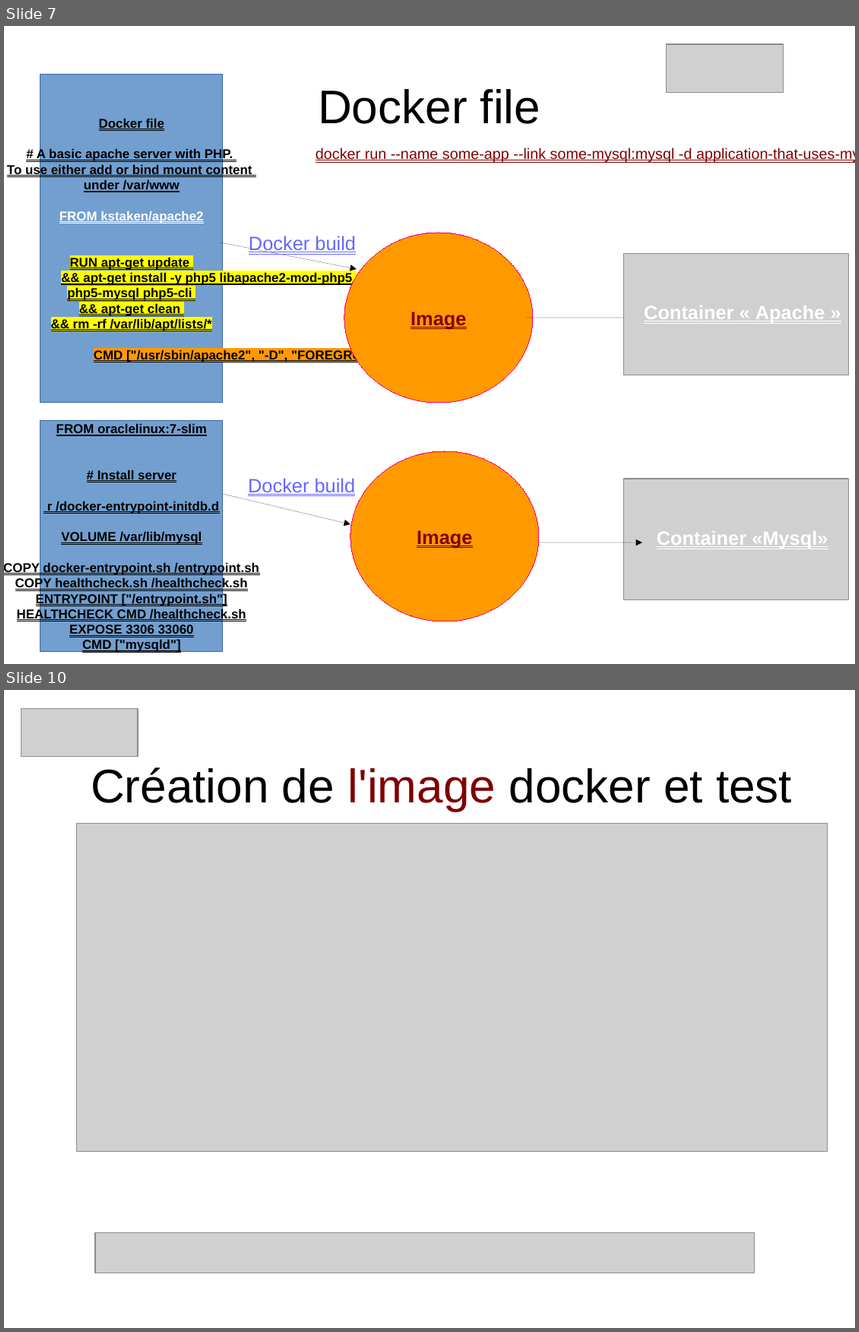
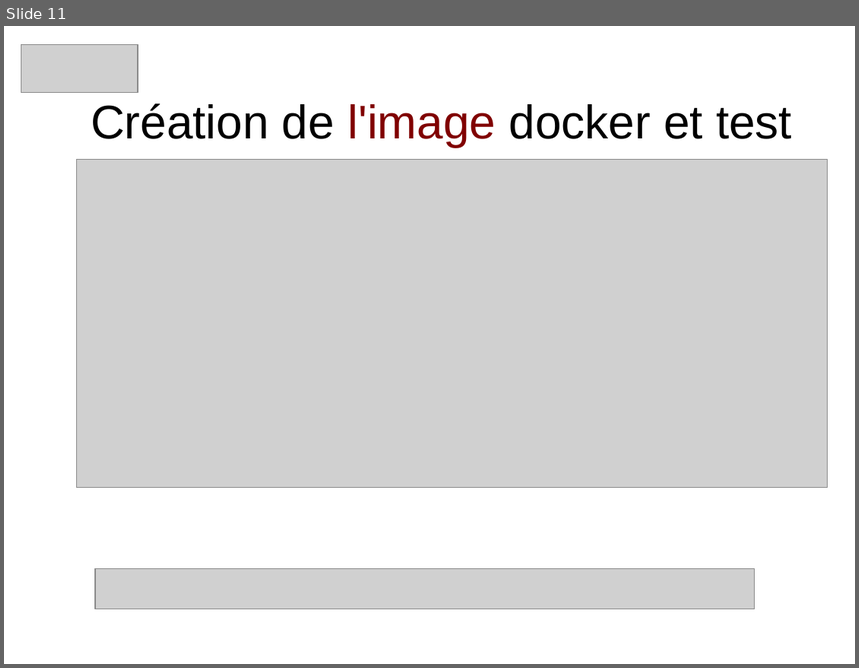
Before and after one commit to heylve/current, a slide deck: Rencontre_devs/docker_dev_conf_20_11_2017.odp. Shown one above the other, each under a label of ours: slides 7 and 10 before the commit, slide 11 after it; the slides between them are not shown. The pictures are 859x1332 and 859x668 pixels, drawn with LibreOffice and Linux fonts; fonts in the diff are those of the drawing; grey boxes stand for pictures. Boxes give left, top, right and bottom in pixels: in the first picture for what was removed or moved away, otherwise in the second. Text is boxed around its words. In the diff, an @@ line names an element or a change of style, - is before the commit and + after.

```diff
--- a/Rencontre_devs/docker_dev_conf_20_11_2017.odp
+++ b/Rencontre_devs/docker_dev_conf_20_11_2017.odp
@@ slide 7 removed at bbox=[4, 26, 855, 664], background #FFFFFF @@
@@ picture removed at bbox=[667, 44, 783, 92] @@
@@ rectangle removed at bbox=[40, 75, 223, 403] @@
-Docker file
-# A basic apache server with PHP.
-To use either add or bind mount content
-under /var/www
-FROM kstaken/apache2
-RUN apt-get update
-&& apt-get install -y php5 libapache2-mod-php5
-php5-mysql php5-cli
-&& apt-get clean
-&& rm -rf /var/lib/apt/lists/*
-CMD ["/usr/sbin/apache2", "-D", "FOREGROUND"]
@@ title removed at bbox=[318, 89, 541, 124] @@
-Docker file
@@ text removed at bbox=[316, 148, 855, 162] @@
-docker run --name some-app --link some-mysql:mysql -d application-that-uses-mysql
@@ arrow removed from (221, 243) to (357, 269) @@
@@ text removed at bbox=[249, 236, 356, 255] @@
-Docker build
@@ ellipse removed at bbox=[344, 233, 533, 403] @@
-Image
@@ picture removed at bbox=[624, 254, 849, 375] @@
@@ arrow removed from (527, 318) to (636, 318) @@
@@ text removed at bbox=[644, 306, 826, 323] @@
-Container « Apache »
@@ rectangle removed at bbox=[40, 421, 223, 652] @@
-FROM oraclelinux:7-slim
-# Install server
-r /docker-entrypoint-initdb.d
-VOLUME /var/lib/mysql
-COPY docker-entrypoint.sh /entrypoint.sh
-COPY healthcheck.sh /healthcheck.sh
-ENTRYPOINT ["/entrypoint.sh"]
-HEALTHCHECK CMD /healthcheck.sh
-EXPOSE 3306 33060
-CMD ["mysqld"]
@@ ellipse removed at bbox=[351, 452, 539, 622] @@
-Image
@@ text removed at bbox=[248, 478, 356, 496] @@
-Docker build
@@ picture removed at bbox=[624, 480, 849, 601] @@
@@ arrow removed from (223, 494) to (351, 525) @@
@@ arrow removed from (539, 543) to (643, 543) @@
@@ text removed at bbox=[657, 531, 828, 550] @@
-Container «Mysql»
@@ what was slide 10 is now slide 11 @@
```
Also in this commit, not shown: 9 slides changed, 3 slides added, 7 other slides removed, 1 other file.
